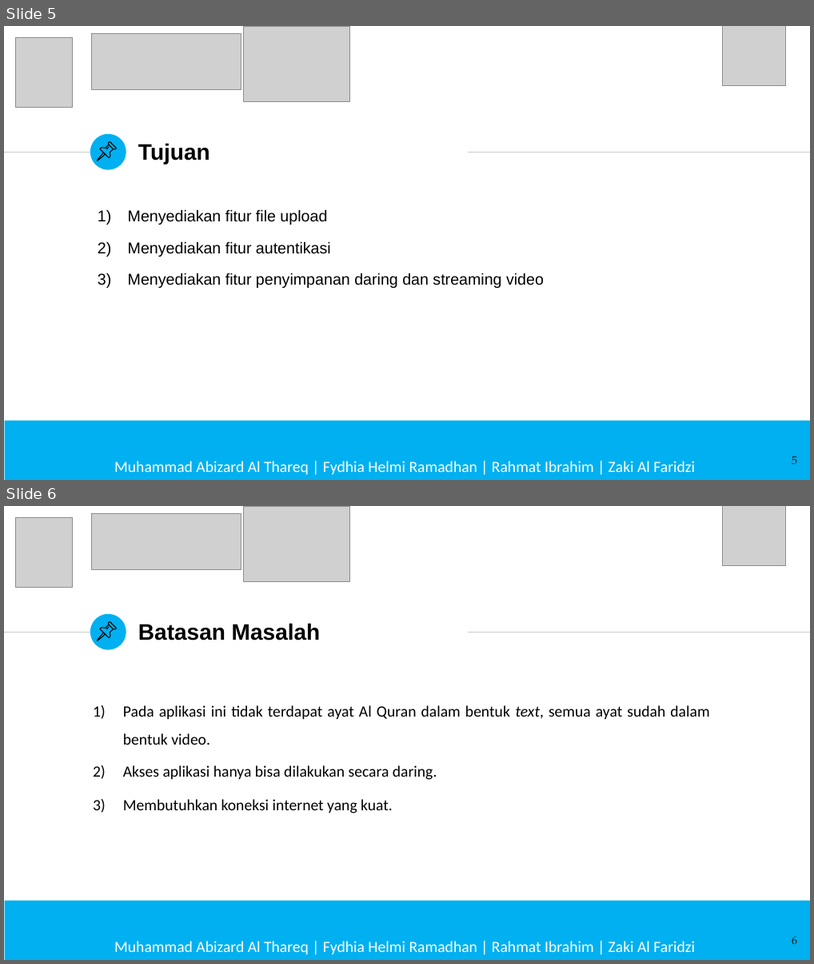
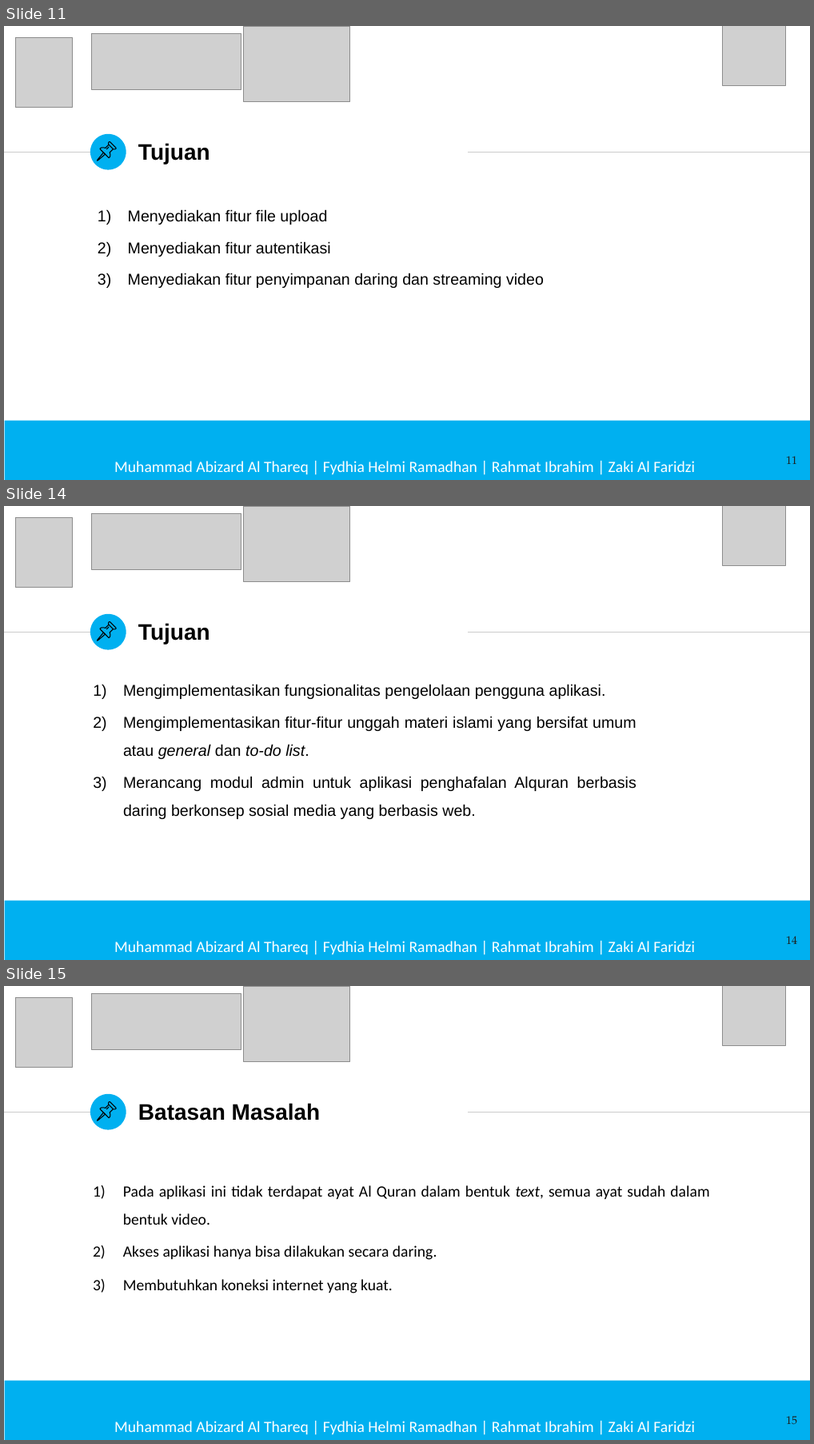
Before and after one commit to aabizardd/PA-Abizard-MYVOQU, a slide deck: PPT Prasidang/PPT Prasidang MyVoQu.pptx. Shown one above the other, each under a label of ours: slides 5 and 6 before the commit, slides 11, 14 and 15 after it; the slides between them are not shown. The pictures are 814x964 and 814x1444 pixels, drawn with LibreOffice and Linux fonts; fonts in the diff are those of the drawing; grey boxes stand for pictures; background and template pictures are left out. Boxes give left, top, right and bottom in pixels: in the first picture for what was removed or moved away, otherwise in the second. Text is boxed around its words. In the diff, an @@ line names an element or a change of style, - is before the commit and + after.

```diff
--- a/PPT Prasidang/PPT Prasidang MyVoQu.pptx
+++ b/PPT Prasidang/PPT Prasidang MyVoQu.pptx
@@ slide 14 added at (x1=4, y1=506, x2=810, y2=960), background #FFFFFF; not listed: 3 template elements that a slide beside it also shows @@
@@ picture added at (x1=15, y1=517, x2=73, y2=587) @@
@@ picture added at (x1=92, y1=513, x2=242, y2=569) @@
@@ picture added at (x1=243, y1=506, x2=350, y2=582) @@
@@ picture added at (x1=722, y1=506, x2=786, y2=566) @@
@@ title added at (x1=138, y1=623, x2=210, y2=644), 20 pt, text #000000, bold @@
+Tujuan
@@ group added at (x1=98, y1=621, x2=116, y2=640): 4 freeform shapes @@
@@ text added at (x1=123, y1=684, x2=637, y2=819), 14 pt, text #000000 @@
+1) Mengimplementasikan fungsionalitas pengelolaan pengguna aplikasi.
+2) Mengimplementasikan fitur-fitur unggah materi islami yang bersifat umum atau general dan to-do list.
+3) Merancang modul admin untuk aplikasi penghafalan Alquran berbasis daring berkonsep sosial media yang berbasis web.
@@ rectangle added at (x1=5, y1=900, x2=810, y2=960), fill #00B0F0 @@
@@ page number added at (x1=786, y1=936, x2=798, y2=944), 10 pt, text #1D1D1B @@
+14
@@ text added at (x1=114, y1=940, x2=695, y2=954), 14 pt, text #FFFFFF @@
+Muhammad Abizard Al Thareq | Fydhia Helmi Ramadhan | Rahmat Ibrahim | Zaki Al Faridzi
@@ what was slide 5 is now slide 11 @@
@@ page number at (x1=786, y1=456, x2=798, y2=464): text changed @@
-5
+11
@@ what was slide 6 is now slide 15 @@
@@ page number at (x1=786, y1=1416, x2=798, y2=1424): text changed @@
-6
+15
```
Also in this commit, not shown: 4 slides changed, 11 other slides added, 1 other file.
